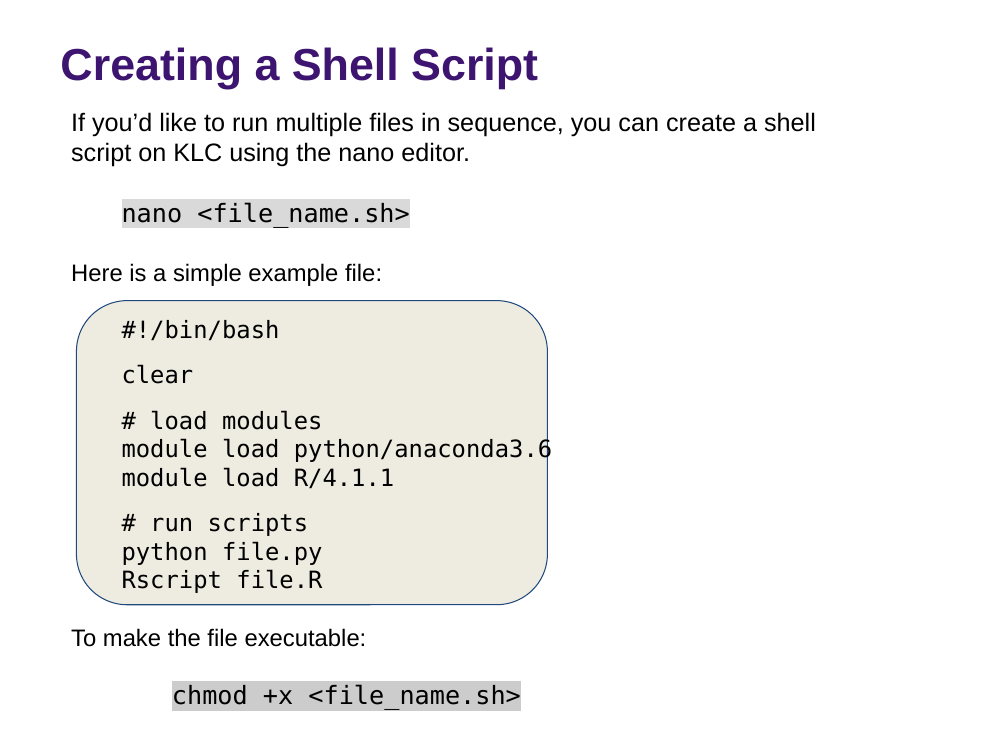
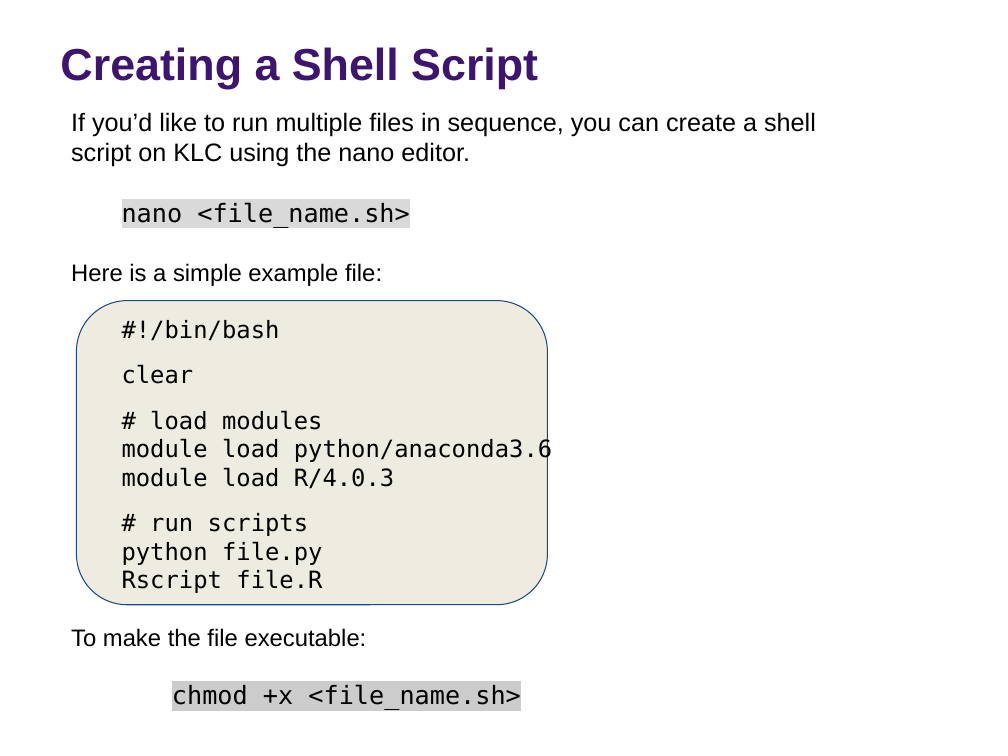
Before and after one commit to rs-kellogg/workshop_2022, a slide deck: slide 10 of Session4_Automate/Session4_Automation.pptx. Drawn at 1008x756 pixels with LibreOffice and Linux fonts; fonts in the diff are those of the drawing; background and template pictures are left out. Boxes give left, top, right and bottom in pixels: in the first picture for what was removed or moved away, otherwise in the second. Text is boxed around its words. In the diff, an @@ line names an element or a change of style, - is before the commit and + after.

```diff
--- a/Session4_Automate/Session4_Automation.pptx
+++ b/Session4_Automate/Session4_Automation.pptx
@@ text at [122,467,394,489]: text changed @@
-module load R/4.1.1
+module load R/4.0.3
```
Also in this commit, not shown: 2 other slides changed, 1 other file.
